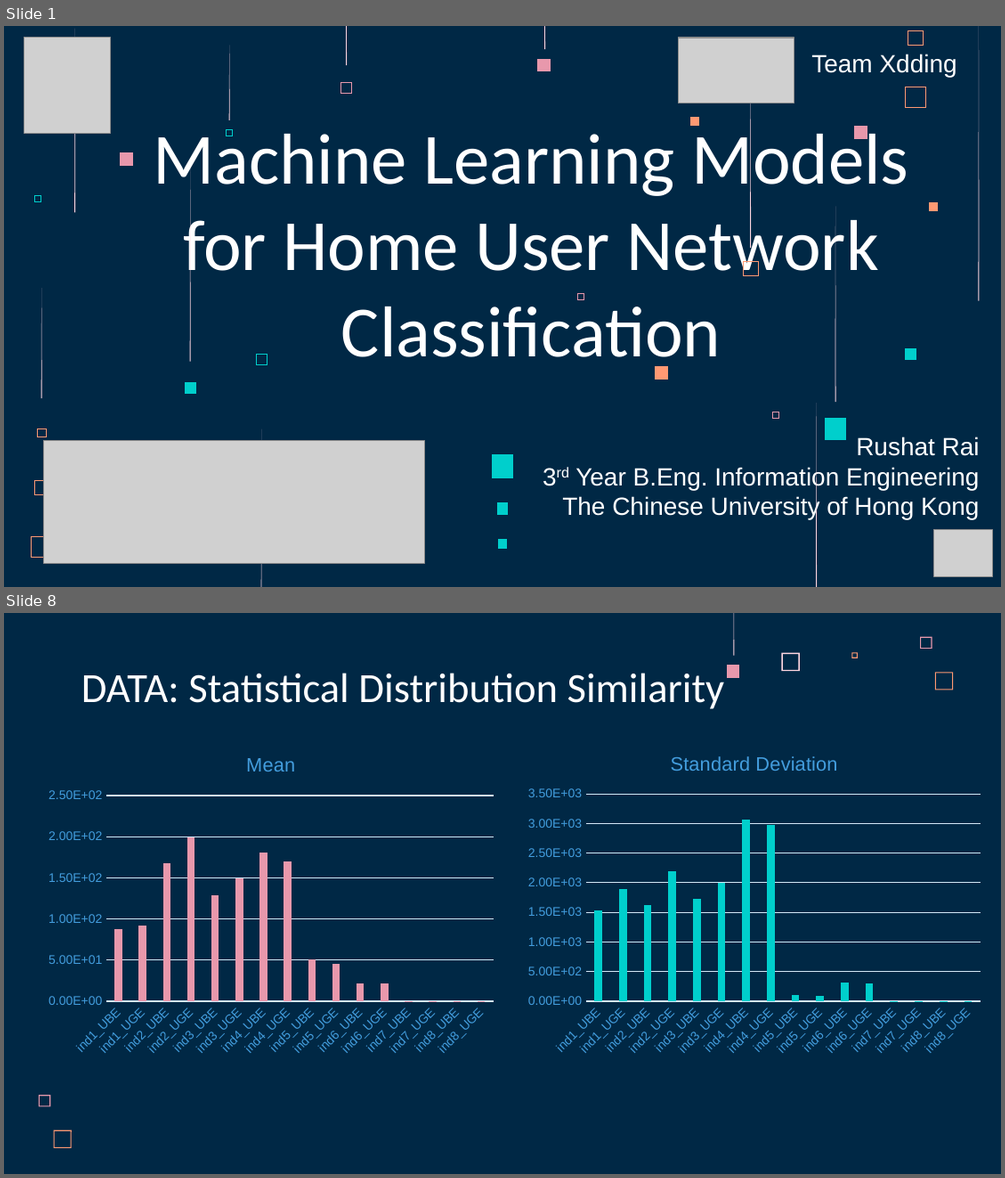
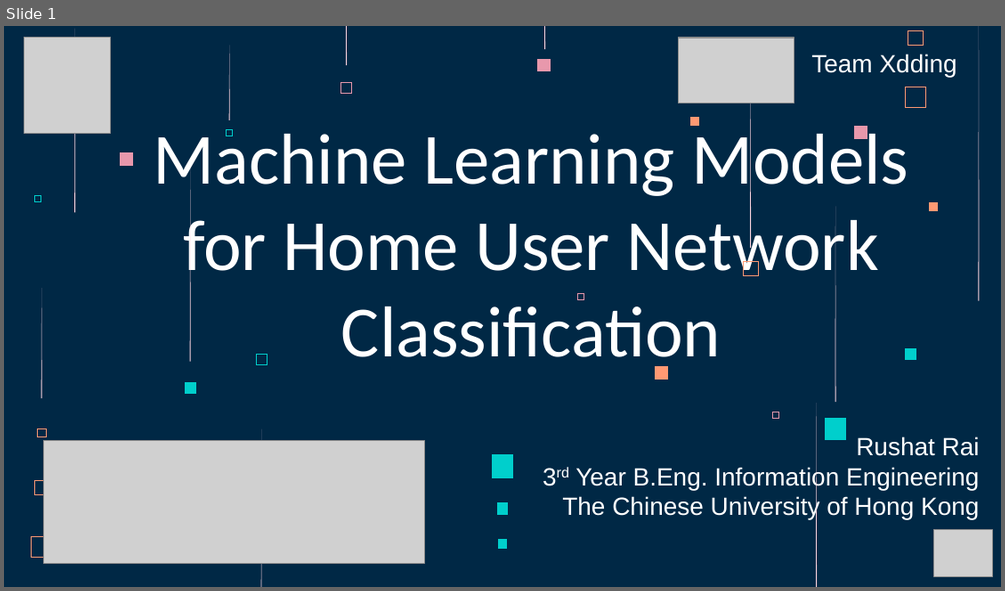
Before and after one commit to ITU-AI-ML-in-5G-Challenge/ML5G-PS-012-Xdding, a slide deck: ML5G-PS-012-Xdding-Presentation.pptx. Shown one above the other, each under a label of ours: slides 1 and 8 before the commit, slide 1 after it; the slides between them are not shown. The pictures are 1005x1178 and 1005x591 pixels, drawn with LibreOffice and Linux fonts; fonts in the diff are those of the drawing; grey boxes stand for pictures. Boxes give left, top, right and bottom in pixels: in the first picture for what was removed or moved away, otherwise in the second. Text is boxed around its words. In the diff, an @@ line names an element or a change of style, - is before the commit and + after.

```diff
--- a/ML5G-PS-012-Xdding-Presentation.pptx
+++ b/ML5G-PS-012-Xdding-Presentation.pptx
@@ slide 8 removed at box(4, 613, 1001, 1174), background #002845 @@
@@ freeform shape removed at box(734, 613, 735, 656) @@
@@ freeform shape removed at box(920, 637, 932, 649) @@
@@ freeform shape removed at box(727, 665, 740, 678) @@
@@ freeform shape removed at box(782, 653, 800, 671) @@
@@ freeform shape removed at box(851, 653, 858, 659) @@
@@ title removed at box(81, 673, 725, 709) @@
-DATA: Statistical Distribution Similarity
@@ freeform shape removed at box(935, 672, 953, 690) @@
@@ column chart removed at box(40, 737, 502, 1062) @@
-title "Mean "
-categories: ind1_UBE, ind1_UGE, ind2_UBE, ind2_UGE, ind3_UBE, ind3_UGE, ind4_UBE, ind4_UGE, ind5_UBE, ind5_UGE, ind6_UBE, ind6_UGE, ind7_UBE, ind7_UGE, ind8_UBE, ind8_UGE
-Series 1: 88, 92, 167, 199, 129, 150, 180, 170, 51, 45, 22, 22, 0, 0, 0, 0
@@ column chart removed at box(518, 737, 989, 1062) @@
-title "Standard Deviation "
-categories: ind1_UBE, ind1_UGE, ind2_UBE, ind2_UGE, ind3_UBE, ind3_UGE, ind4_UBE, ind4_UGE, ind5_UBE, ind5_UGE, ind6_UBE, ind6_UGE, ind7_UBE, ind7_UGE, ind8_UBE, ind8_UGE
-Series 1: 1500, 1900, 1600, 2200, 1700, 2000, 3100, 3000, 100, 100, 300, 300, 0, 0, 0, 0
@@ freeform shape removed at box(39, 1094, 51, 1106) @@
@@ freeform shape removed at box(54, 1130, 72, 1148) @@
```
Also in this commit, not shown: 12 slides changed, 3 slides added, 1 other slide removed, 1 other file.
